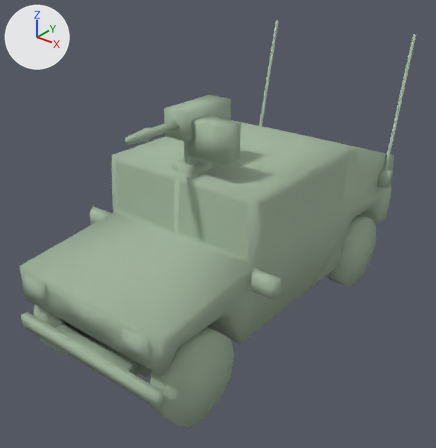
Two versions of the Blender file ReturFire/assets/Models/vehicles/hammer.blend, one commit apart.
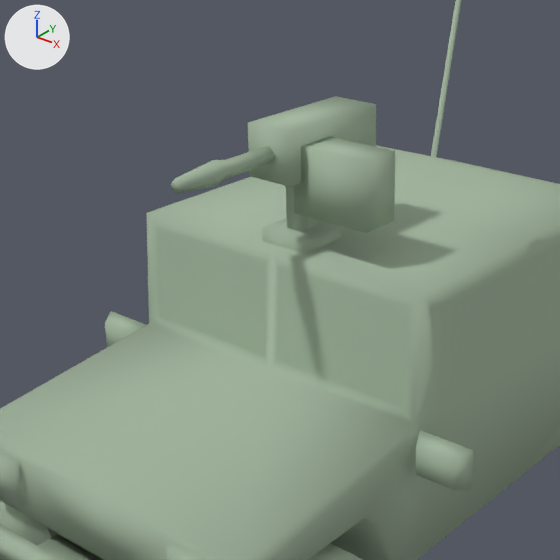
Old and new are each drawn whole from a 50 mm lens placed at (5.87, -7.74, 6.44), pointed at (-0.04, -0.35, 1.86) and again close up on the part from 8% to 75% of the width and 10% to 75% of the height. Arrows for +X, +Y and +Z are at upper left; the lights stay in place.

The older version as bpy lines, for what is in view:
```python
me_untitled = bpy.data.meshes.new('Untitled')
me_untitled.from_pydata(...)  # 48 vertices, 35 faces; spans x -0.84..0.23, y 2.98..4.1, z -2.38..-0.35
me_untitled.polygons.foreach_set('use_smooth', [True] * 35)
me_untitled.materials.append(mat_lambert1)  # grey #a7baa3
me_untitled_004 = bpy.data.meshes.new('Untitled.004')
me_untitled_004.from_pydata(...)  # 265 vertices, 288 faces; spans x -1.99..1.99, y 0.58..4.74, z -3.5..3.5
me_untitled_004.polygons.foreach_set('use_smooth', [True] * 288)
me_untitled_004.materials.append(mat_lambert1)  # grey #a7baa3
me_untitled_005 = bpy.data.meshes.new('Untitled.005')
me_untitled_005.from_pydata(...)  # a 12-sided cylinder along x spanning x -0.212..0.196, y -0.71..0.711, z -0.71..0.711
me_untitled_005.polygons.foreach_set('use_smooth', [True] * 34)
me_untitled_005.materials.append(mat_lambert1)  # grey #a7baa3
ob_gun = bpy.data.objects.new('gun', me_untitled)
ob_gun.parent = ob_troop_car
ob_gun.location = (0.0, 0.0, 0.0)
ob_troop_car = bpy.data.objects.new('troop_car', me_untitled_004)
ob_troop_car.location = (0.0, 0.0, 0.0)
ob_troop_car.rotation_euler = (1.571, 0.0, 3.142)  # degrees (90, 0, 180)
ob_wheel_fr = bpy.data.objects.new('wheel_fr', me_untitled_005)
ob_wheel_fr.parent = ob_troop_car
ob_wheel_fr.location = (1.291, 0.719, -2.609)
```
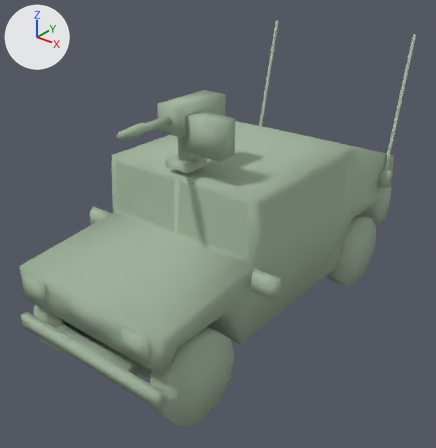
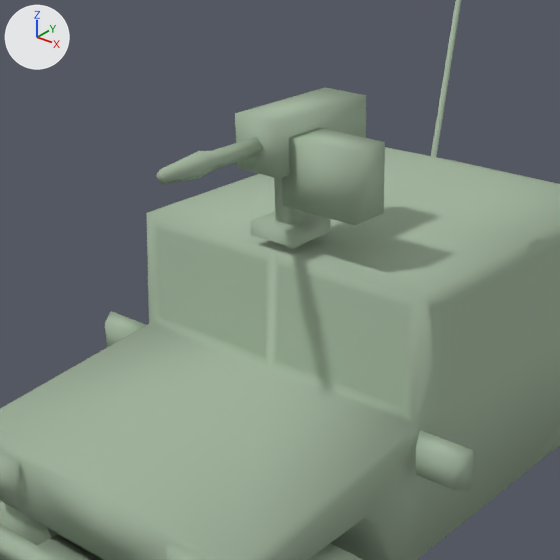
The change, as a diff of the scene's bpy script:
```diff
--- a/ReturFire/assets/Models/vehicles/hammer.blend.py
+++ b/ReturFire/assets/Models/vehicles/hammer.blend.py
@@ me_untitled @@
 me_untitled.from_pydata(...)  # 48 vertices, 35 faces; spans x -0.84..0.23, y 2.98..4.1, z -2.38..-0.35
 # used by ob_gun; parent = ob_troop_car; location = (0.0, 0.0, 0.0)
+# me_untitled part 1: the whole mesh is moved by (0.0, -3.05, 1.06)
 me_untitled.materials.append(mat_lambert1)
@@ ob_gun @@
 ob_gun.parent = ob_troop_car
-ob_gun.location = (0.0, 0.0, 0.0)
+ob_gun.location = (0.0, 3.151, -1.196)
```

Pixel boxes [x1, y1, x2, y2] of what changed, in the close-ups (560 x 560 px):
'gun', moved: before [170, 96, 395, 254]; after [155, 88, 385, 249]
